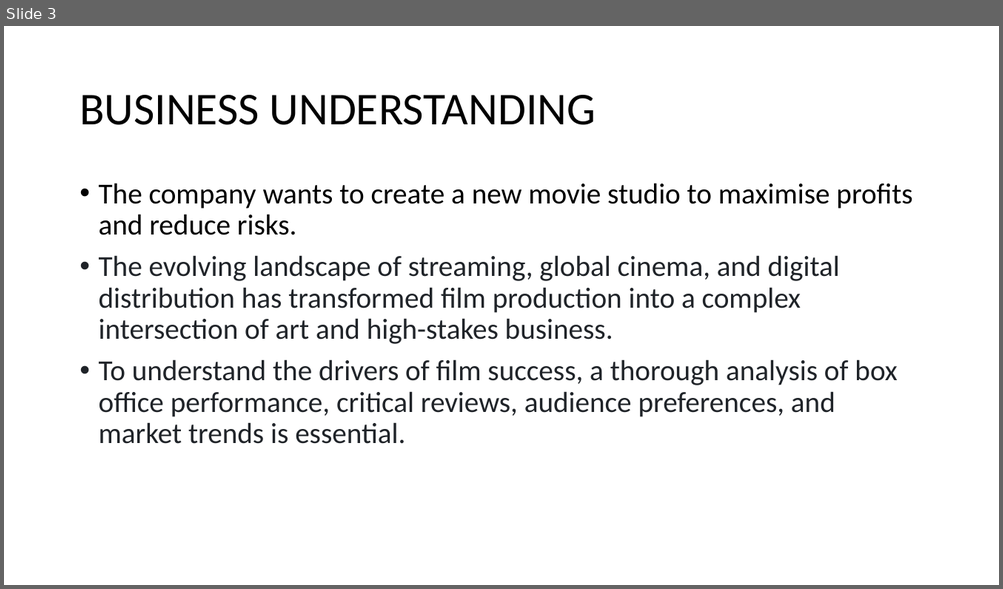
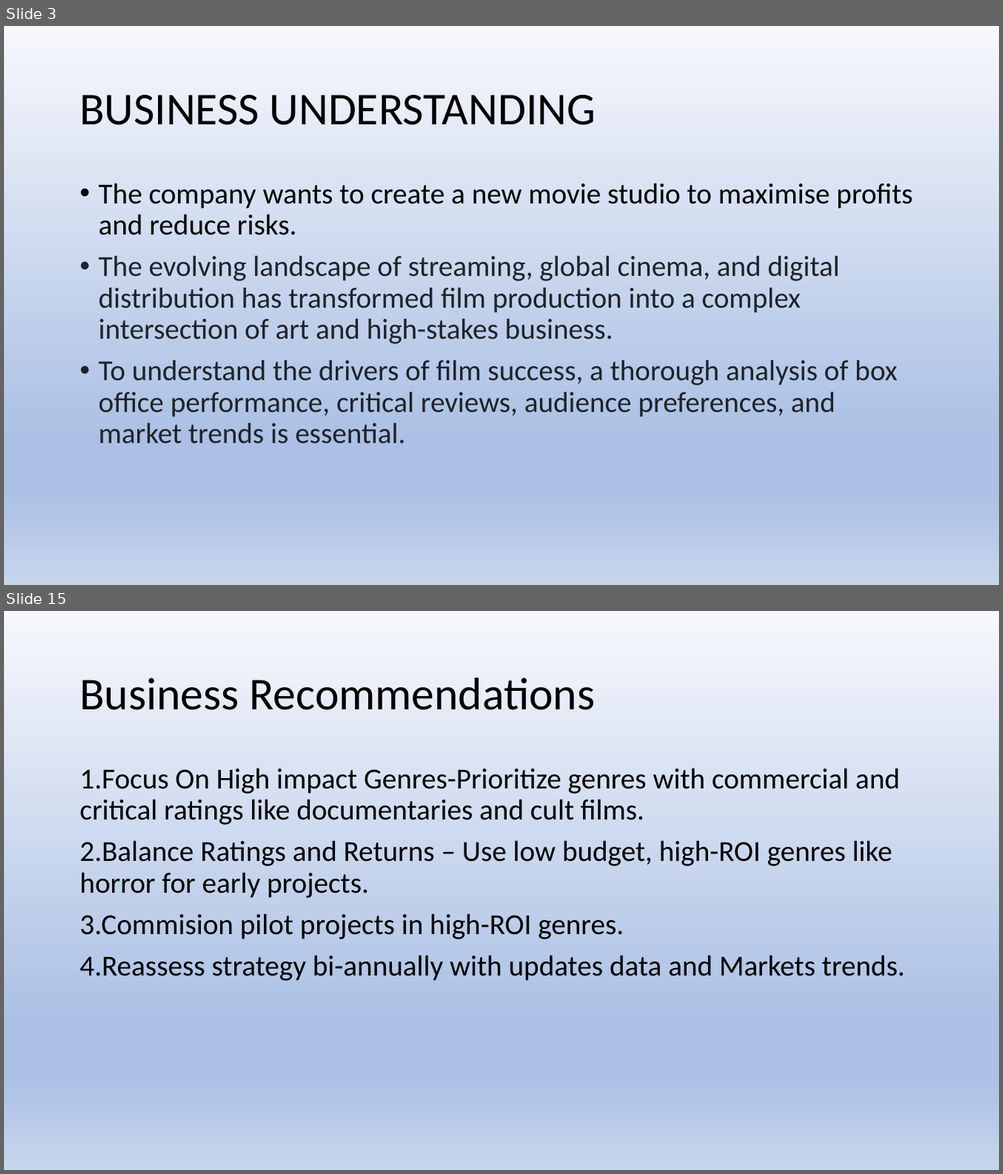
Before and after one commit to RomeC-137/Phase-G-2-Project, a slide deck: presentation.pdf.pptx. Shown one above the other, each under a label of ours: slide 3 before the commit, slides 3 and 15 after it; the slides between them are not shown. The pictures are 1003x589 and 1003x1174 pixels, drawn with LibreOffice and Linux fonts; fonts in the diff are those of the drawing. Boxes give left, top, right and bottom in pixels: in the first picture for what was removed or moved away, otherwise in the second. Text is boxed around its words. In the diff, an @@ line names an element or a change of style, - is before the commit and + after.

```diff
--- a/presentation.pdf.pptx
+++ b/presentation.pdf.pptx
@@ slide 15 added at <box>4,611,999,1170</box>, background gradient #F6F8FC to #ABC0E4 to #C7D5ED @@
@@ title added at <box>79,678,595,710</box>, 44 pt, text #000000 @@
+Business Recommendations
@@ text added at <box>79,768,905,981</box>, 28 pt, text #000000 @@
+1.Focus On High impact Genres-Prioritize genres with commercial and critical ratings like documentaries and cult films.
+2.Balance Ratings and Returns – Use low budget, high-ROI genres like horror for early projects.
+3.Commision pilot projects in high-ROI genres.
+4.Reassess strategy bi-annually with updates data and Markets trends.
@@ slide 3 changed as well @@
@@ background #FFFFFF to gradient #F6F8FC to #ABC0E4 to #C7D5ED @@
```
Also in this commit, not shown: 2 other slides changed, 12 other slides added.
